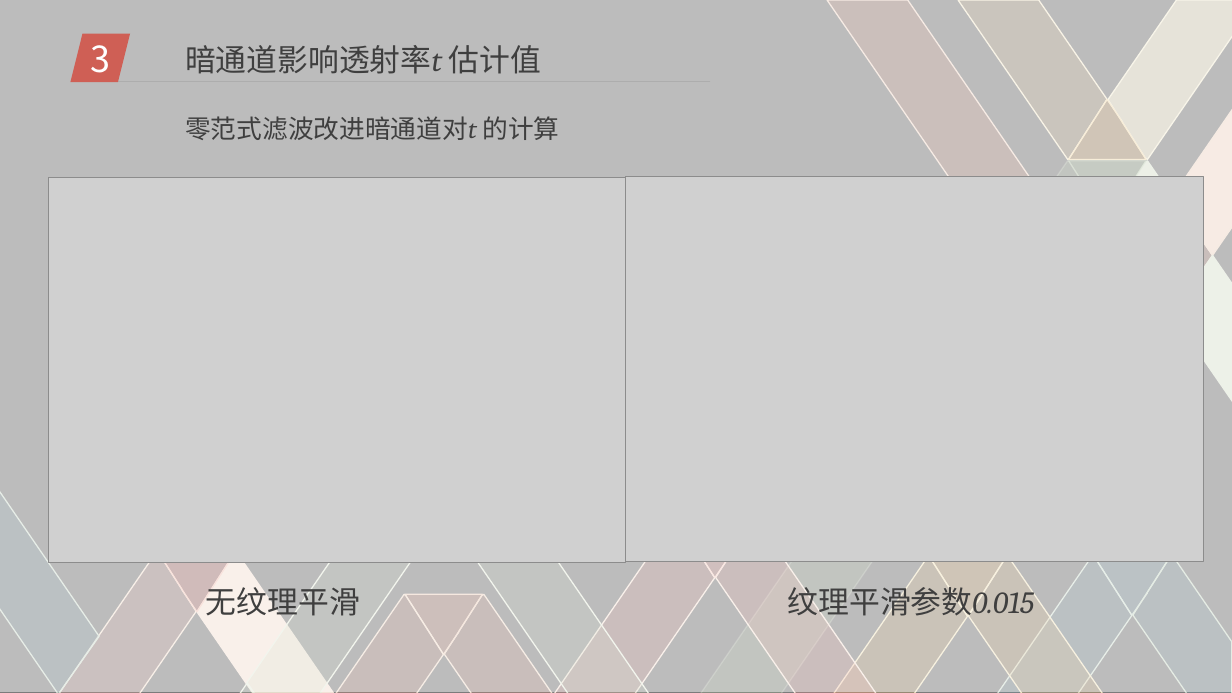
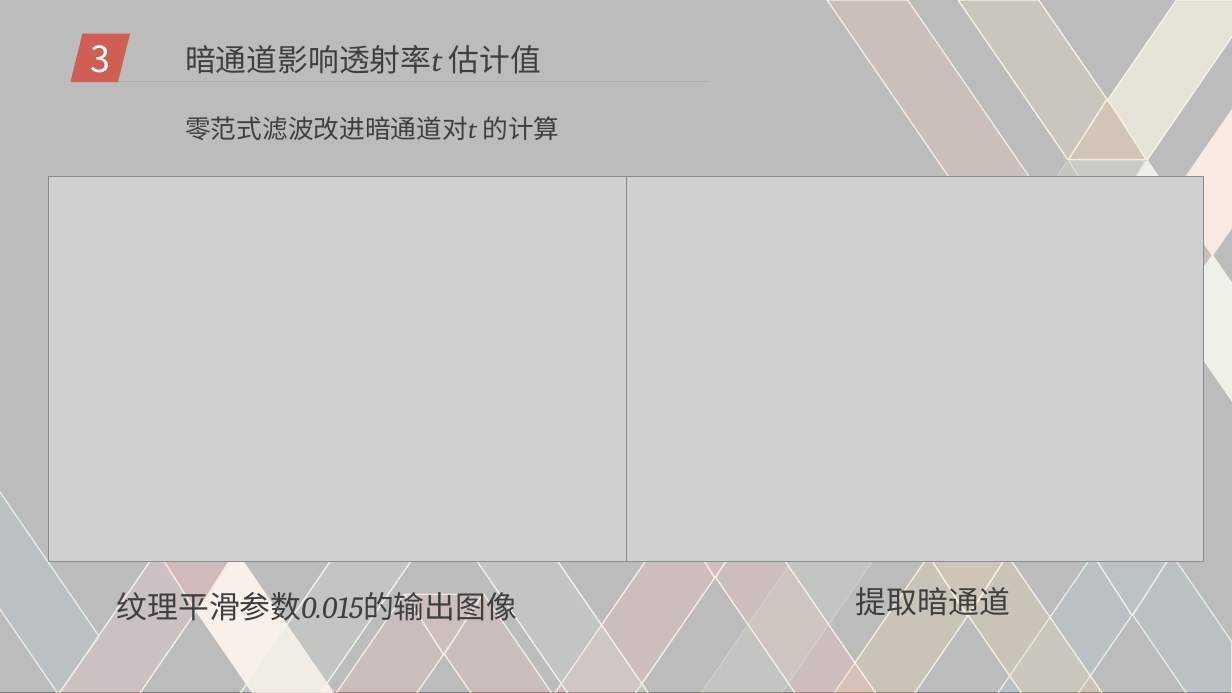
Before and after one commit to DigitalMedia2017-20/Mid-term, a slide deck: slide 14 of pre.ppt (slide 10 before the commit). Drawn at 1232x693 pixels with LibreOffice and Linux fonts; fonts in the diff are those of the drawing; grey boxes stand for pictures; background and template pictures are left out. Boxes give left, top, right and bottom in pixels: in the first picture for what was removed or moved away, otherwise in the second. Text is boxed around its words. In the diff, an @@ line names an element or a change of style, - is before the commit and + after.

```diff
--- a/pre.ppt
+++ b/pre.ppt
@@ text at box(117, 587, 517, 627): text changed; font Noto Sans CJK SC to Cambria @@
-纹理平滑参数0.015
+纹理平滑参数0.015的输出图像
@@ text removed at box(206, 582, 360, 622) @@
-无纹理平滑
@@ text added at box(856, 582, 1010, 622), 24 pt, text #3F3F3F @@
+提取暗通道
```
Also in this commit, not shown: 3 other slides changed, 4 slides added.
